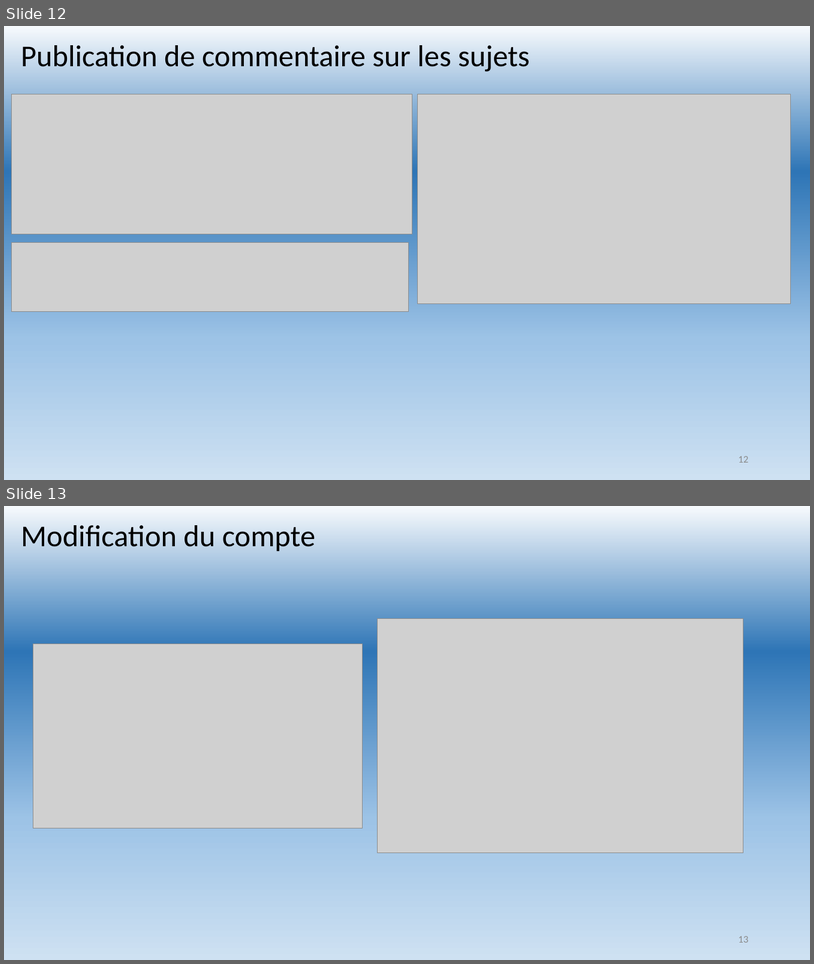
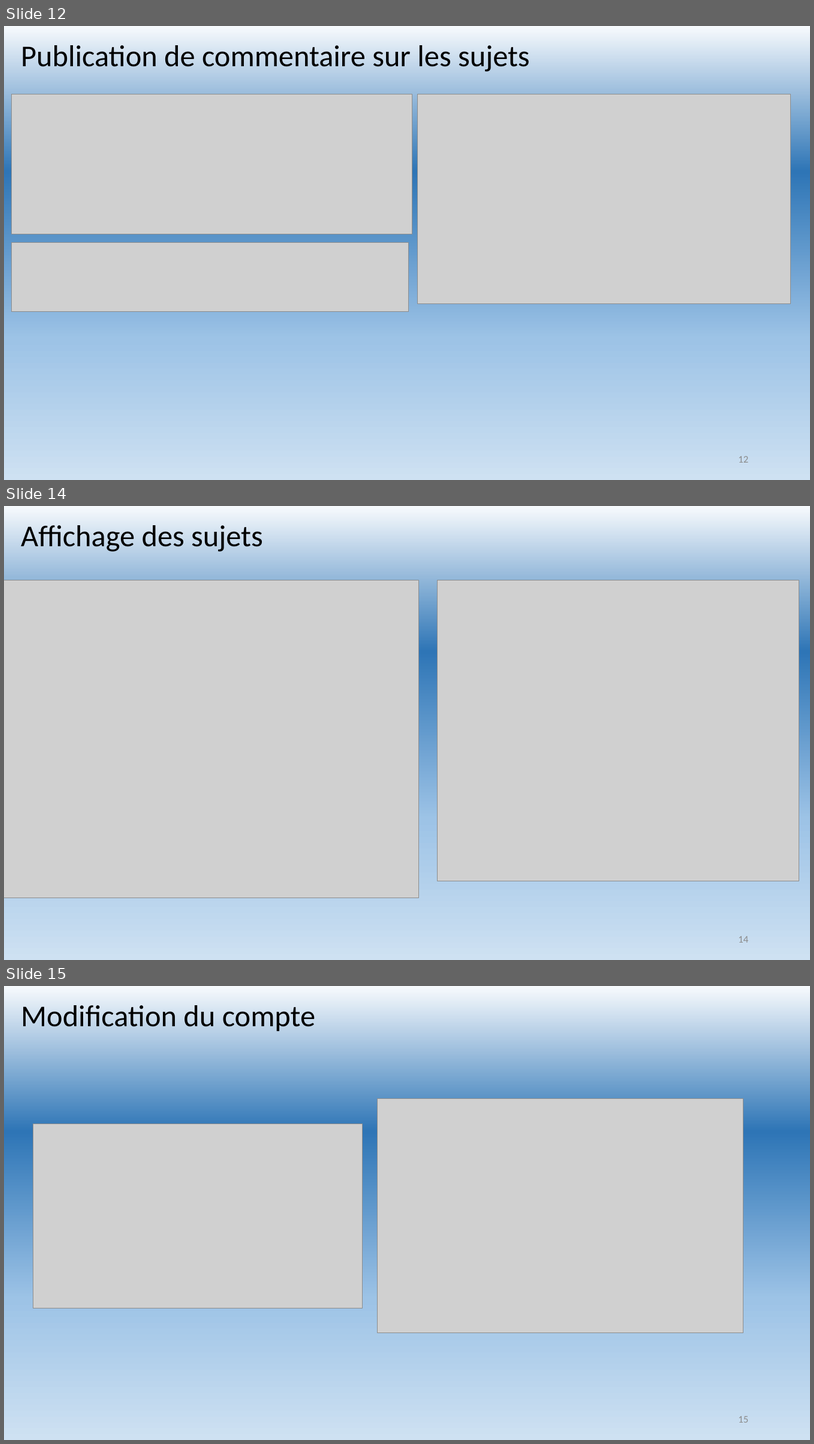
Before and after one commit to YannBK/Forum_php, a slide deck: Conception/INFOFO.pptx. Shown one above the other, each under a label of ours: slides 12 and 13 before the commit, slides 12, 14 and 15 after it; the slides between them are not shown. The pictures are 814x964 and 814x1444 pixels, drawn with LibreOffice and Linux fonts; fonts in the diff are those of the drawing; grey boxes stand for pictures. Boxes give left, top, right and bottom in pixels: in the first picture for what was removed or moved away, otherwise in the second. Text is boxed around its words. In the diff, an @@ line names an element or a change of style, - is before the commit and + after.

```diff
--- a/Conception/INFOFO.pptx
+++ b/Conception/INFOFO.pptx
@@ slide 14 added at (4,506,810,960), background gradient #F7FAFD to #2E75B6 to #9DC3E6 to #CEE1F2 @@
@@ title added at (21,525,263,552), 36 pt, text #000000 @@
+Affichage des sujets
@@ picture added at (4,580,419,898) @@
@@ picture added at (438,580,800,881) @@
@@ page number added at (738,936,749,942), 12 pt, text #8C8C8C @@
+14
@@ what was slide 13 is now slide 15 @@
@@ page number at (738,1416,749,1422): text changed @@
-13
+15
```
Also in this commit, not shown: 1 slide changed, 1 other slide added, 1 other file.
